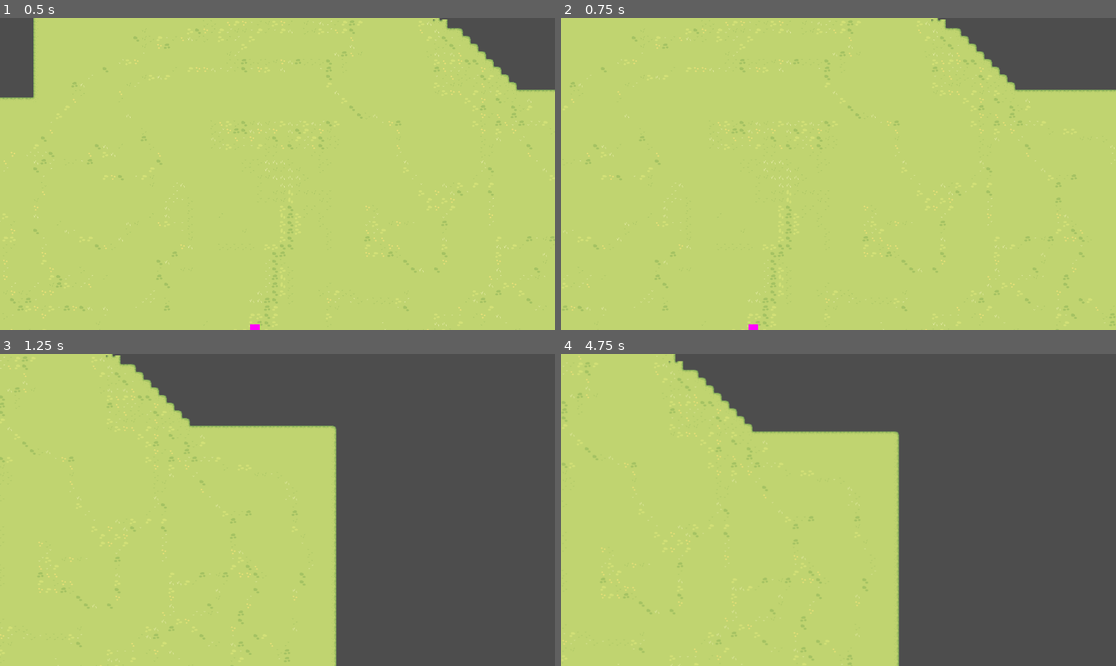
Above: before the commit, frames 1-4 (two rows, left to right).
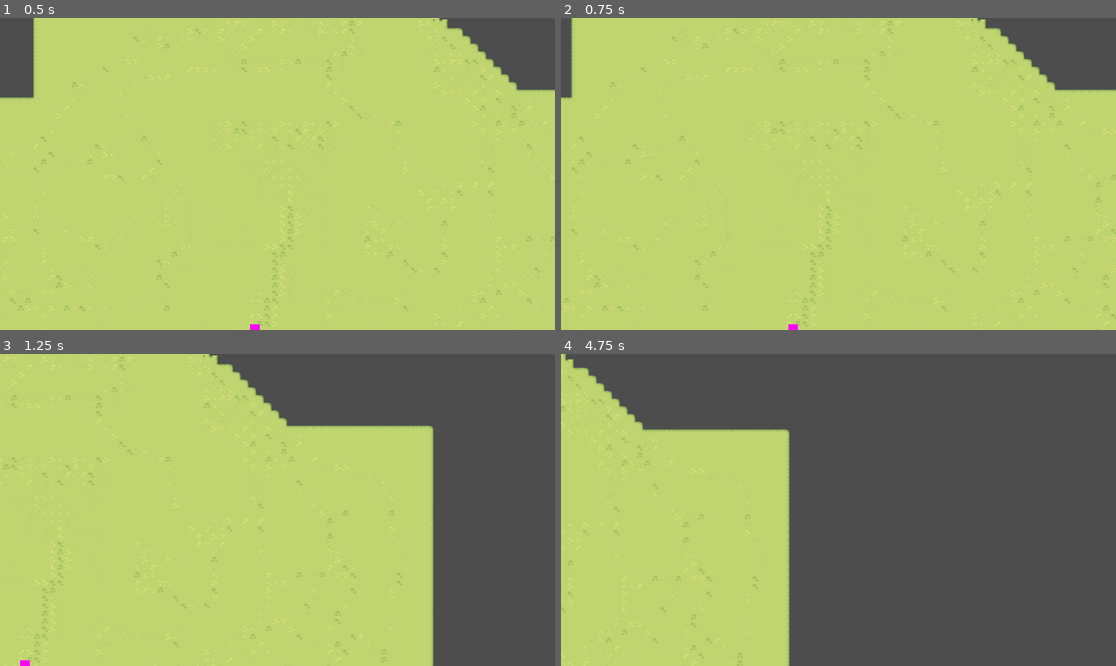
Above: after the commit, the same moments.

Repository: pick-ax-e/Mini-Jam-156-Jame-Gam-29
Game: Godot game, scene res://scenes/main.tscn
The game is run twice, just before and just after one commit, with the same random seed, the same clock (stepped at 60 frames per second) and the same inputs.
Inputs:
- Up to frame 1 (0.5 s): no input
- Up to frame 2 (0.75 s): tap Enter at 0.5 s; hold D (moveRight) from 0.53 s (still down)
- Up to frame 3 (1.25 s): keep holding D (moveRight)
- Up to frame 4 (4.75 s): release D (moveRight) at 1.28 s; hold S (moveBack) 1.28-2.03 s; hold D (moveRight) 2.03-2.78 s; hold W (moveForward) 2.78-3.53 s; hold A (moveLeft) from 3.53 s (still down)

Frame 1 is identical in both runs. In frame 2, 4.4% of the frame differs, in the area x 0-100%, y 0-100%; in frame 3, 19%; in frame 4, 21%, in the area x 0-61%, y 0-100%.
Error in both runs: Invalid access to property or key 'global_position' on a base object of type 'null instance'. (res://scripts/enemy/basic_enemy.gd:26)

Commit message:
Animations added

Diff:
--- a/scenes/player.tscn
+++ b/scenes/player.tscn
@@ -1,28 +1,86 @@
-[gd_scene load_steps=4 format=3 uid="uid://d26nxoa5ym6p8"]
+[gd_scene load_steps=14 format=3 uid="uid://d26nxoa5ym6p8"]
 
 [ext_resource type="Script" path="res://scripts/Player/player.gd" id="1_8721r"]
+[ext_resource type="Texture2D" uid="uid://bql70bt6pyive" path="res://resources/Sprout Lands - Sprites - Basic pack/Characters/Basic Charakter Spritesheet.png" id="2_onhck"]
+[ext_resource type="PackedScene" path="res://scenes/user_interface.tscn" id="3_ecxld"]
 
 [sub_resource type="CircleShape2D" id="CircleShape2D_u3b3p"]
 radius = 63.2851
 
+[sub_resource type="AtlasTexture" id="AtlasTexture_o6wad"]
+atlas = ExtResource("2_onhck")
+region = Rect2(96, 0, 48, 48)
+
+[sub_resource type="AtlasTexture" id="AtlasTexture_8sjey"]
+atlas = ExtResource("2_onhck")
+region = Rect2(144, 0, 48, 48)
+
+[sub_resource type="AtlasTexture" id="AtlasTexture_22ejs"]
+atlas = ExtResource("2_onhck")
+region = Rect2(96, 96, 48, 48)
+
+[sub_resource type="AtlasTexture" id="AtlasTexture_5xkjx"]
+atlas = ExtResource("2_onhck")
+region = Rect2(144, 96, 48, 48)
+
+[sub_resource type="AtlasTexture" id="AtlasTexture_05bsh"]
+atlas = ExtResource("2_onhck")
+region = Rect2(96, 144, 48, 48)
+
+[sub_resource type="AtlasTexture" id="AtlasTexture_okucw"]
+atlas = ExtResource("2_onhck")
+region = Rect2(144, 144, 48, 48)
+
+[sub_resource type="AtlasTexture" id="AtlasTexture_180l6"]
+atlas = ExtResource("2_onhck")
+region = Rect2(96, 48, 48, 48)
+
+[sub_resource type="AtlasTexture" id="AtlasTexture_2qkdu"]
+atlas = ExtResource("2_onhck")
+region = Rect2(144, 48, 48, 48)
+
 [sub_resource type="SpriteFrames" id="SpriteFrames_1ptev"]
 animations = [{
-"frames": [],
+"frames": [{
+"duration": 1.0,
+"texture": SubResource("AtlasTexture_o6wad")
+}, {
+"duration": 1.0,
+"texture": SubResource("AtlasTexture_8sjey")
+}],
 "loop": true,
 "name": &"RunDown",
 "speed": 5.0
 }, {
-"frames": [],
+"frames": [{
+"duration": 1.0,
+"texture": SubResource("AtlasTexture_22ejs")
+}, {
+"duration": 1.0,
+"texture": SubResource("AtlasTexture_5xkjx")
+}],
 "loop": true,
 "name": &"RunLeft",
 "speed": 5.0
 }, {
-"frames": [],
+"frames": [{
+"duration": 1.0,
+"texture": SubResource("AtlasTexture_05bsh")
+}, {
+"duration": 1.0,
+"texture": SubResource("AtlasTexture_okucw")
+}],
 "loop": true,
 "name": &"RunRight",
 "speed": 5.0
 }, {
-"frames": [],
+"frames": [{
+"duration": 1.0,
+"texture": SubResource("AtlasTexture_180l6")
+}, {
+"duration": 1.0,
+"texture": SubResource("AtlasTexture_2qkdu")
+}],
 "loop": true,
 "name": &"RunUp",
 "speed": 5.0
@@ -41,7 +99,13 @@
 shape = SubResource("CircleShape2D_u3b3p")
 
 [node name="AnimatedSprite2D" type="AnimatedSprite2D" parent="."]
+scale = Vector2(6.425, 6.425)
 sprite_frames = SubResource("SpriteFrames_1ptev")
-animation = &"RunDown"
+animation = &"RunUp"
+autoplay = "RunUp"
 
 [node name="Camera2D" type="Camera2D" parent="."]
+position_smoothing_enabled = true
+
+[node name="UI" parent="Camera2D" instance=ExtResource("3_ecxld")]
+visible = false
